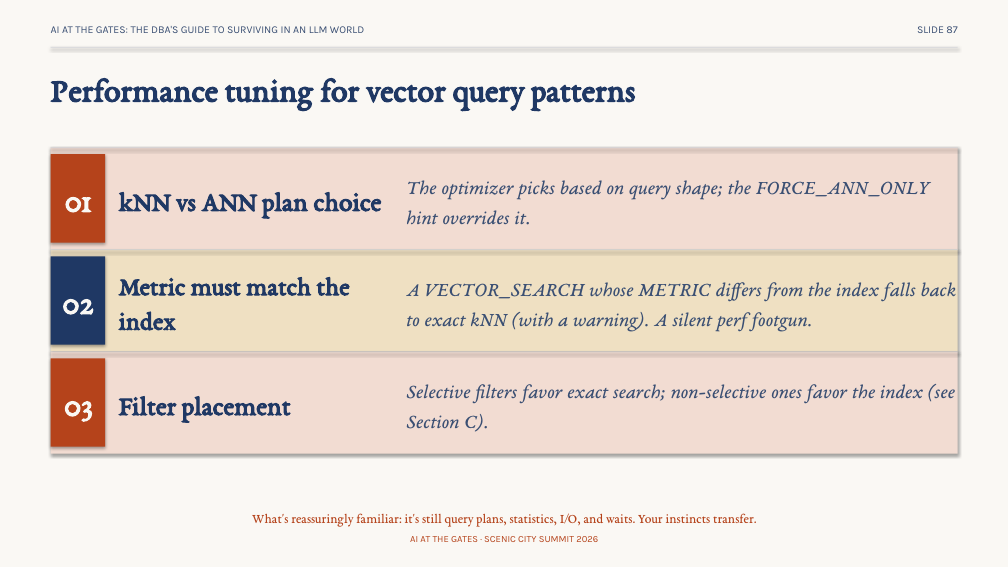
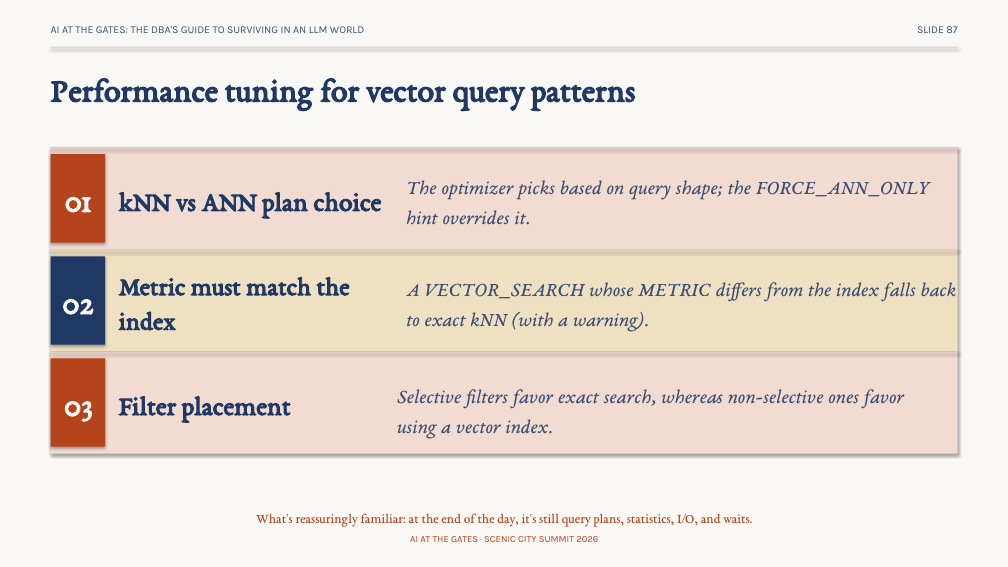
Before and after one commit to feaselkl/AI-at-the-Gates, a slide deck: slide 87 of slides/scenic-city-aigates-precon.pptx. Drawn at 1008x567 pixels with LibreOffice and Linux fonts; fonts in the diff are those of the drawing. Boxes give left, top, right and bottom in pixels: in the first picture for what was removed or moved away, otherwise in the second. Text is boxed around its words. In the diff, an @@ line names an element or a change of style, - is before the commit and + after.

```diff
--- a/slides/scenic-city-aigates-precon.pptx
+++ b/slides/scenic-city-aigates-precon.pptx
@@ text at [406, 282, 957, 332]: text changed @@
-A VECTOR_SEARCH whose METRIC differs from the index falls back to exact kNN (with a warning). A silent perf footgun.
+A VECTOR_SEARCH whose METRIC differs from the index falls back to exact kNN (with a warning).
@@ text at [397, 389, 904, 439]: text changed @@
-Selective filters favor exact search; non-selective ones favor the index (see Section C).
+Selective filters favor exact search, whereas non-selective ones favor using a vector index.
@@ text at [256, 513, 752, 527]: text changed @@
-What's reassuringly familiar: it's still query plans, statistics, I/O, and waits. Your instincts transfer.
+What's reassuringly familiar: at the end of the day, it's still query plans, statistics, I/O, and waits.
```
Also in this commit, not shown: 71 other slides changed, 2 slides added, 2 slides removed.
